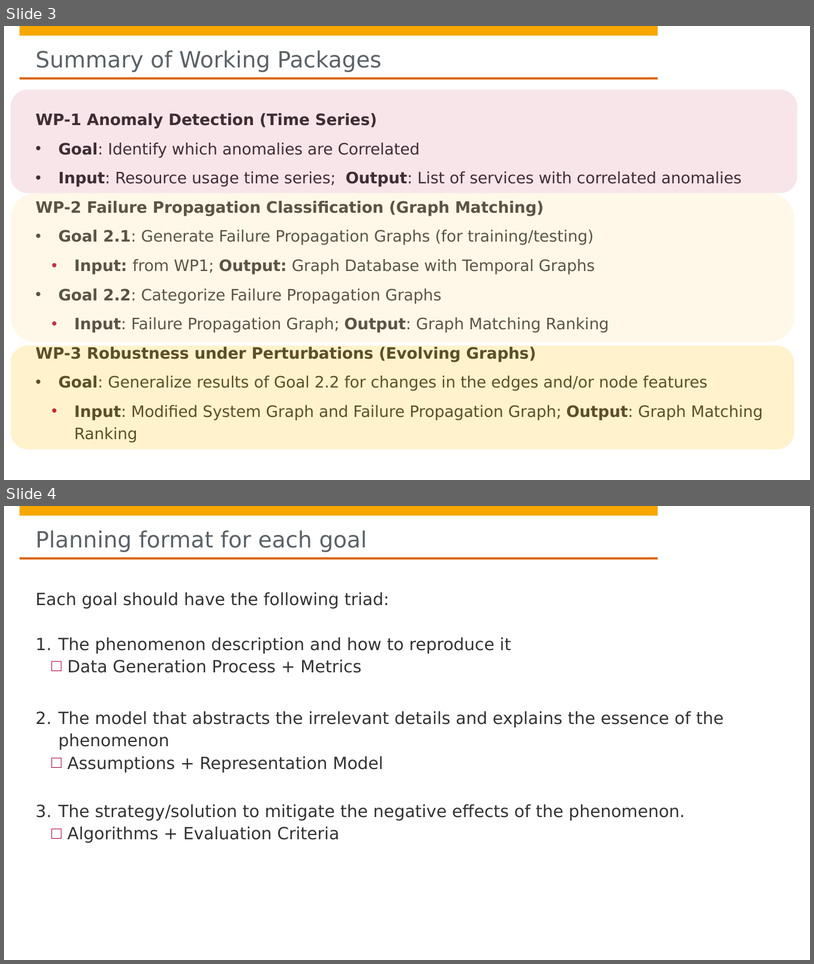
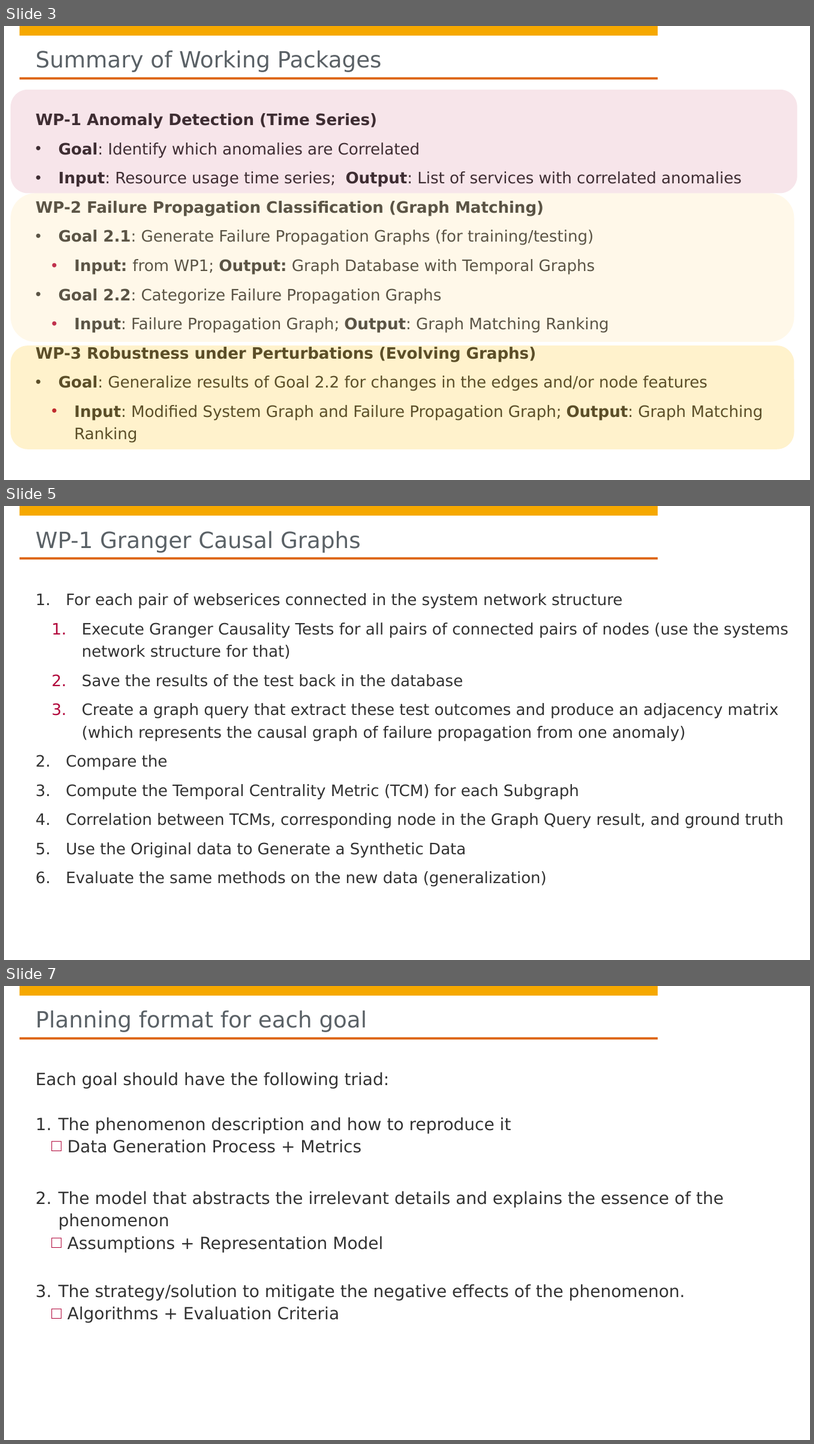
Before and after one commit to hpi-sam/Spatio-Temporal-Graphs, a slide deck: project scope/0. Project Scope.pptx. Shown one above the other, each under a label of ours: slides 3 and 4 before the commit, slides 3, 5 and 7 after it; the slides between them are not shown. The pictures are 814x964 and 814x1444 pixels, drawn with LibreOffice and Linux fonts; fonts in the diff are those of the drawing; background and template pictures are left out. Boxes give left, top, right and bottom in pixels: in the first picture for what was removed or moved away, otherwise in the second. Text is boxed around its words. In the diff, an @@ line names an element or a change of style, - is before the commit and + after.

```diff
--- a/project scope/0. Project Scope.pptx
+++ b/project scope/0. Project Scope.pptx
@@ slide 5 added at <box>4,506,810,960</box>, background #FFFFFF; not listed: 4 template elements that a slide beside it also shows @@
@@ title added at <box>36,531,361,553</box>, 26.7 pt, text #5A6166 @@
+WP-1 Granger Causal Graphs
@@ text added at <box>66,593,789,886</box>, 18.7 pt, text #323232 @@
+1. For each pair of webserices connected in the system network structure
+  1. Execute Granger Causality Tests for all pairs of connected pairs of nodes (use the systems network structure for that)
+  2. Save the results of the test back in the database
+  3. Create a graph query that extract these test outcomes and produce an adjacency matrix (which represents the causal graph of failure propagation from one anomaly)
+2. Compare the
+3. Compute the Temporal Centrality Metric (TCM) for each Subgraph
+4. Correlation between TCMs, corresponding node in the Graph Query result, and ground truth
+5. Use the Original data to Generate a Synthetic Data
+6. Evaluate the same methods on the new data (generalization)
@@ what was slide 4 is now slide 7 @@
```
Also in this commit, not shown: 5 slides changed, 2 other slides added.
